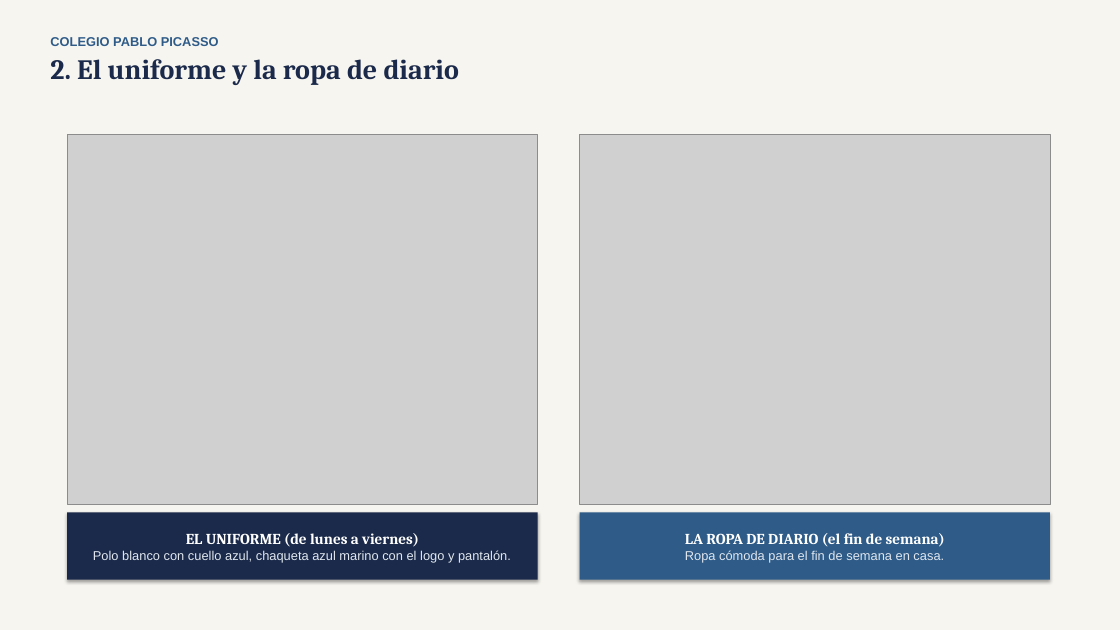
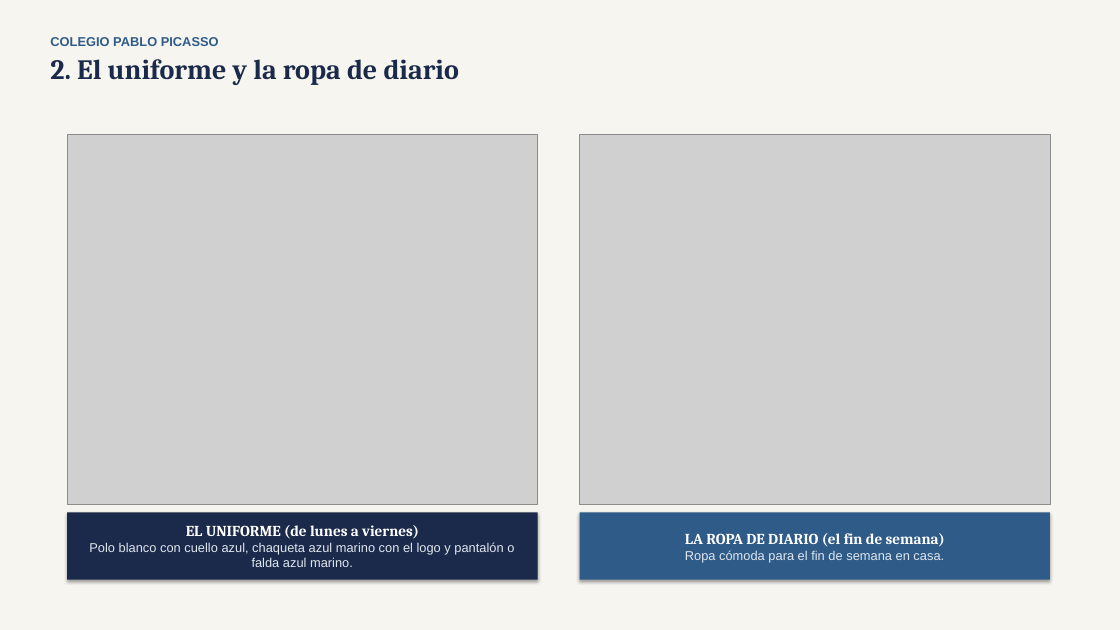
Before and after one commit to natxmans/colegio-aurora, a slide deck: slide 3 of presentacion/nuestro_colegio_ideal.pptx. Drawn at 1120x630 pixels with LibreOffice and Linux fonts; fonts in the diff are those of the drawing; grey boxes stand for pictures. Boxes give left, top, right and bottom in pixels: in the first picture for what was removed or moved away, otherwise in the second. Text is boxed around its words. In the diff, an @@ line names an element or a change of style, - is before the commit and + after.

```diff
--- a/presentacion/nuestro_colegio_ideal.pptx
+++ b/presentacion/nuestro_colegio_ideal.pptx
@@ text in rectangle at [89,542,514,567]: text changed @@
-Polo blanco con cuello azul, chaqueta azul marino con el logo y pantalón.
+Polo blanco con cuello azul, chaqueta azul marino con el logo y pantalón o falda azul marino.
```
Also in this commit, not shown: 1 other slide changed, 20 other files.
